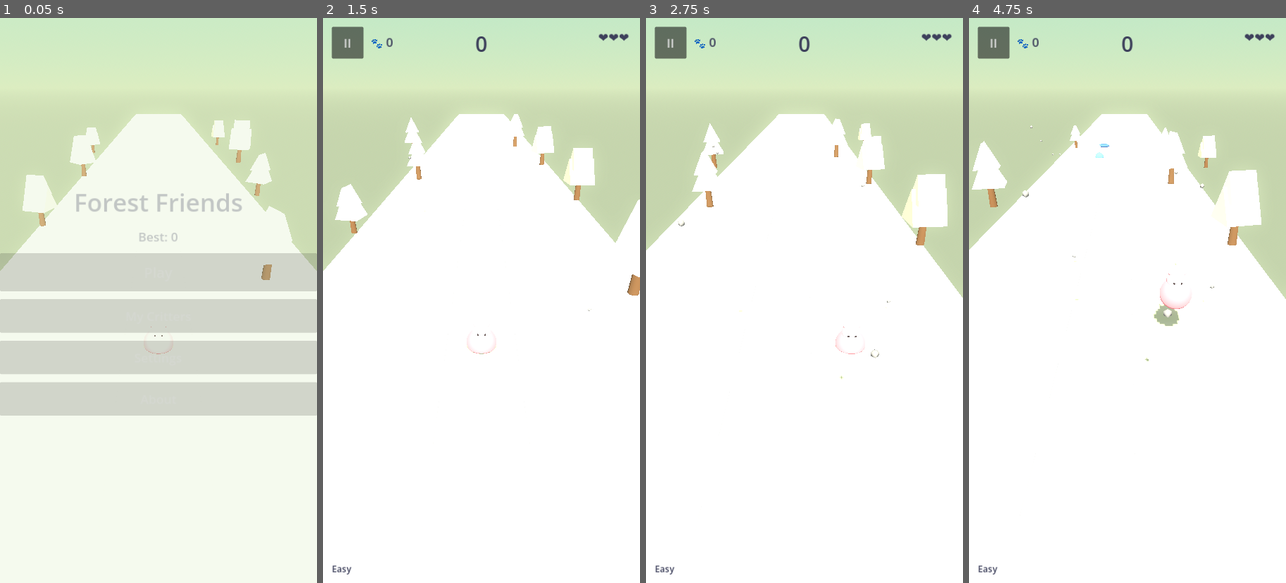
Above: before the commit, frames 1-4 (left to right).
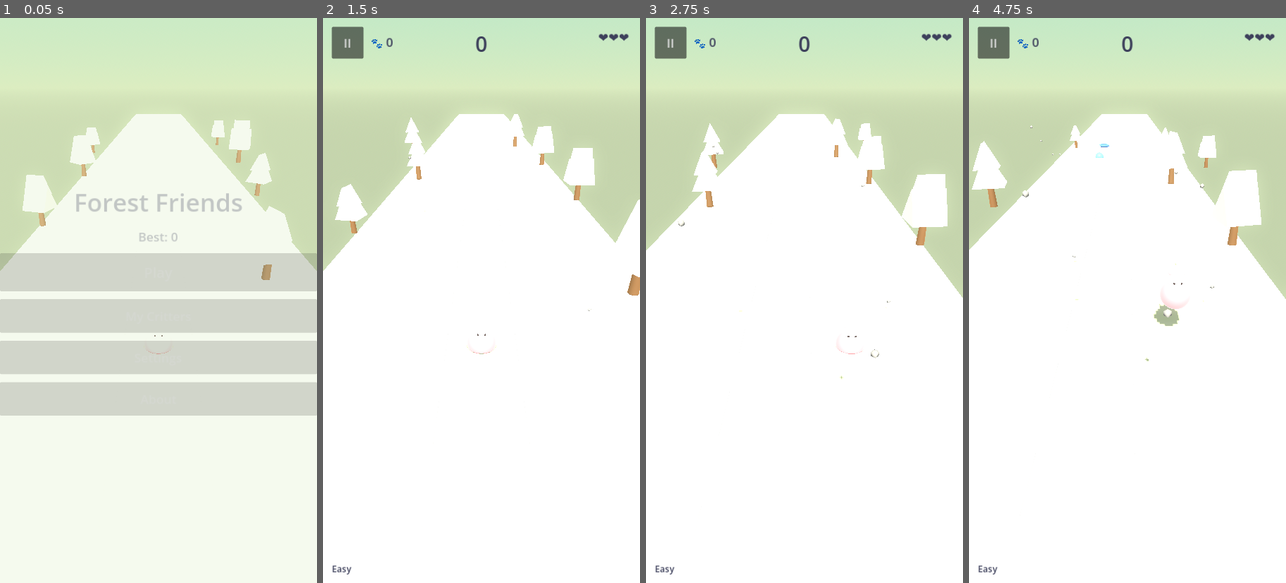
Above: after the commit, the same moments.

Repository: Wrexist/Runner
Game: Godot game, scene res://scenes/Main.tscn
The game is run twice, just before and just after one commit, with the same random seed, the same clock (stepped at 60 frames per second) and the same inputs.
Inputs (mouse positions are in pixels of both pictures, inside the frame that each line leads up to):
- Up to frame 1 (0.05 s): no input
- Up to frame 2 (1.5 s): click "Play" at 0.5 s; click "Let's go!" at 1.25 s
- Up to frame 3 (2.75 s): tap Enter at 2 s; move the mouse to (874, 272) at 2.02 s; hold Right from 2.03 s (still down); click (874, 272) at 2.17 s
- Up to frame 4 (4.75 s): release Right at 2.75 s; drag from (1064, 328) to (1111, 413) at 2.77 s; move the mouse to (1159, 176) at 3.52 s; hold Right 3.53-4.25 s; drag from (1111, 413) to (1032, 215) at 4.27 s

The runs differ from the first frame. In frame 1, less than 0.1% of the frame differs, in the area x 12-84%, y 19-60%; in frame 2, less than 0.1%; in frame 3, 0.2%, in the area x 18-89%, y 18-60%; in frame 4, less than 0.1%.

Commit message:
feat(visual): unified Style system — cohesive rim-lit materials
New core/Style.gd is the ONE place every procedural surface gets its finish:
a soft rim edge-light, controlled roughness/specular, and consistent emissive
glows. Routed 11 material sites (player, critters, gems/cages + badges,
scenery, power-ups, obstacles, choice orbs) through Style.surface/emissive, so
the whole game shares a professional, structured look instead of scattered flat
materials. Themes/biomes still tint freely. Verified locally (Godot 4.3): clean
load + TESTS: ALL PASS.

https://claude.ai/code/session_01S1TBhfiopKfM158sZ5HFvQ

Diff:
--- a/core/ChoiceGate.gd
+++ b/core/ChoiceGate.gd
@@ -23,13 +23,7 @@
 		sm.radius = 0.3
 		sm.height = 0.6
 		orb.mesh = sm
-		var c := _color(kind)
-		var mat := StandardMaterial3D.new()
-		mat.albedo_color = c.lightened(0.2)
-		mat.emission_enabled = true
-		mat.emission = c
-		mat.emission_energy_multiplier = 1.3
-		orb.material_override = mat
+		orb.material_override = Style.emissive(_color(kind), 1.3)
 		orb.position = Vector3(x, 1.0, 0.0)
 		add_child(orb)
 
--- a/core/Collectible.gd
+++ b/core/Collectible.gd
@@ -73,14 +73,10 @@
 	_add_symbol_badge()
 
 func _solid(c: Color) -> StandardMaterial3D:
-	var mat := StandardMaterial3D.new()
-	mat.albedo_color = c
 	# Gems glow (inviting jewels); cages stay matte + darkened (a hazard to read).
 	if kind == "gem":
-		mat.emission_enabled = true
-		mat.emission = c
-		mat.emission_energy_multiplier = float(ThemeManager.get_val("gem_emission", 0.8))
-	return mat
+		return Style.emissive(c, float(ThemeManager.get_val("gem_emission", 0.8)))
+	return Style.surface(c)
 
 ## A white shape floating above the item so the color is also readable as a
 ## SHAPE (color-blind accessibility — see Shapes.gd).
@@ -89,12 +85,7 @@
 	if badge == null:
 		badge = MeshInstance3D.new()
 		badge.name = "SymbolBadge"
-		var m := StandardMaterial3D.new()
-		m.albedo_color = Color.WHITE
-		m.emission_enabled = true
-		m.emission = Color.WHITE
-		m.emission_energy_multiplier = 0.6
-		badge.material_override = m
+		badge.material_override = Style.emissive(Color.WHITE, 0.6)
 		badge.position = Vector3(0, 0.95, 0)
 		add_child(badge)
 	# Always refresh the shape so a pooled item shows its NEW color's symbol.
--- a/core/Obstacle.gd
+++ b/core/Obstacle.gd
@@ -19,13 +19,7 @@
 	bm.size = Vector3(1.4, 0.45, 0.25)
 	mesh.mesh = bm
 	mesh.position = Vector3(0, 0.25 if _kind == "hurdle" else 1.7, 0)   # low bar vs high bar
-	var c := ThemeManager.color("accent", Color(0.9, 0.6, 0.5)).darkened(0.1)
-	var mat := StandardMaterial3D.new()
-	mat.albedo_color = c
-	mat.emission_enabled = true
-	mat.emission = c
-	mat.emission_energy_multiplier = 0.4
-	mesh.material_override = mat
+	mesh.material_override = Style.emissive(ThemeManager.color("accent", Color(0.9, 0.6, 0.5)).darkened(0.1), 0.4)
 
 func _process(delta: float) -> void:
 	if not GameCore.is_running():
--- a/core/Player.gd
+++ b/core/Player.gd
@@ -275,12 +275,11 @@
 	if _model == null:
 		var mesh := get_node_or_null("MeshInstance3D") as MeshInstance3D
 		if mesh:
-			var mat := StandardMaterial3D.new()
 			# Carried color while prepared; a friendly themed base color otherwise
 			# (so the placeholder reads as a character, not a blank white box).
-			mat.albedo_color = ThemeManager.gem_color(carried_color) if carried_color != "" \
+			var col := ThemeManager.gem_color(carried_color) if carried_color != "" \
 				else ThemeManager.color("accent", Color(0.95, 0.6, 0.62))
-			mesh.material_override = mat
+			mesh.material_override = Style.surface(col)
 	_update_carry_badge()
 
 func _update_carry_badge() -> void:
@@ -294,7 +293,7 @@
 	if badge == null:
 		badge = MeshInstance3D.new()
 		badge.name = "CarryBadge"
-		badge.material_override = StandardMaterial3D.new()
+		badge.material_override = Style.surface(Color.WHITE)
 		badge.position = Vector3(0, 1.0, 0)
 		add_child(badge)
 	# A bright, glowing badge in the carried color so "I'm prepared (with THIS
--- a/core/Powerup.gd
+++ b/core/Powerup.gd
@@ -11,13 +11,7 @@
 	_kind = kind
 	var mesh := get_node_or_null("MeshInstance3D") as MeshInstance3D
 	if mesh:
-		var c := color_for(_kind)
-		var mat := StandardMaterial3D.new()
-		mat.albedo_color = c.lightened(0.2)
-		mat.emission_enabled = true
-		mat.emission = c
-		mat.emission_energy_multiplier = 1.3
-		mesh.material_override = mat
+		mesh.material_override = Style.emissive(color_for(_kind), 1.3)
 
 ## Each build effect reads as a distinct colour (also used by the HUD chips).
 static func color_for(kind: String) -> Color:
--- a/core/Scenery.gd
+++ b/core/Scenery.gd
@@ -194,7 +194,5 @@
 	mi.mesh = mesh
 	mi.position = pos
 	mi.cast_shadow = GeometryInstance3D.SHADOW_CASTING_SETTING_OFF
-	var mat := StandardMaterial3D.new()
-	mat.albedo_color = color
-	mi.material_override = mat
+	mi.material_override = Style.surface(color)
 	return mi
--- /dev/null
+++ b/core/Style.gd
@@ -0,0 +1,27 @@
+extends RefCounted
+class_name Style
+## Style.gd — ONE place that builds every procedural material, so the whole game
+## shares a cohesive, professional finish: a soft rim edge-light on surfaces,
+## controlled roughness/specular, and consistent emission for glows. Themes and
+## biomes still tint freely (the colour is passed in) — only the FINISH is
+## unified here, which is what reads as "structured / high quality".
+
+## A solid surface with a gentle rim edge-light and soft, even shading.
+static func surface(color: Color, rough := 0.72) -> StandardMaterial3D:
+	var m := StandardMaterial3D.new()
+	m.albedo_color = color
+	m.roughness = rough
+	m.metallic = 0.0
+	m.specular = 0.35
+	m.rim_enabled = true
+	m.rim = 0.55
+	m.rim_tint = 0.35
+	return m
+
+## An emissive surface (gems, power-ups, glows). `energy` drives the bloom.
+static func emissive(color: Color, energy := 0.8) -> StandardMaterial3D:
+	var m := surface(color, 0.55)
+	m.emission_enabled = true
+	m.emission = color
+	m.emission_energy_multiplier = energy
+	return m
--- a/core/ThemeModels.gd
+++ b/core/ThemeModels.gd
@@ -31,9 +31,7 @@
 ## and cages, which MUST read as a single theme color for the matching mechanic.
 static func tint(root: Node, color: Color) -> void:
 	for mi in _mesh_instances(root):
-		var mat := StandardMaterial3D.new()
-		mat.albedo_color = color
-		mi.material_override = mat
+		mi.material_override = Style.surface(color)
 
 static func _mesh_instances(root: Node) -> Array:
 	var out: Array = []
@@ -139,9 +137,7 @@
 	var mi := MeshInstance3D.new()
 	mi.mesh = mesh
 	mi.position = pos
-	var mat := StandardMaterial3D.new()
-	mat.albedo_color = color
-	mi.material_override = mat
+	mi.material_override = Style.surface(color)
 	return mi
 
 ## A procedural PLAYER silhouette (used when no `player_model` .glb is present) so
@@ -200,7 +196,5 @@
 	sm.height = radius * 2.0
 	mi.mesh = sm
 	mi.position = offset
-	var mat := StandardMaterial3D.new()
-	mat.albedo_color = color
-	mi.material_override = mat
+	mi.material_override = Style.surface(color)
 	return mi
